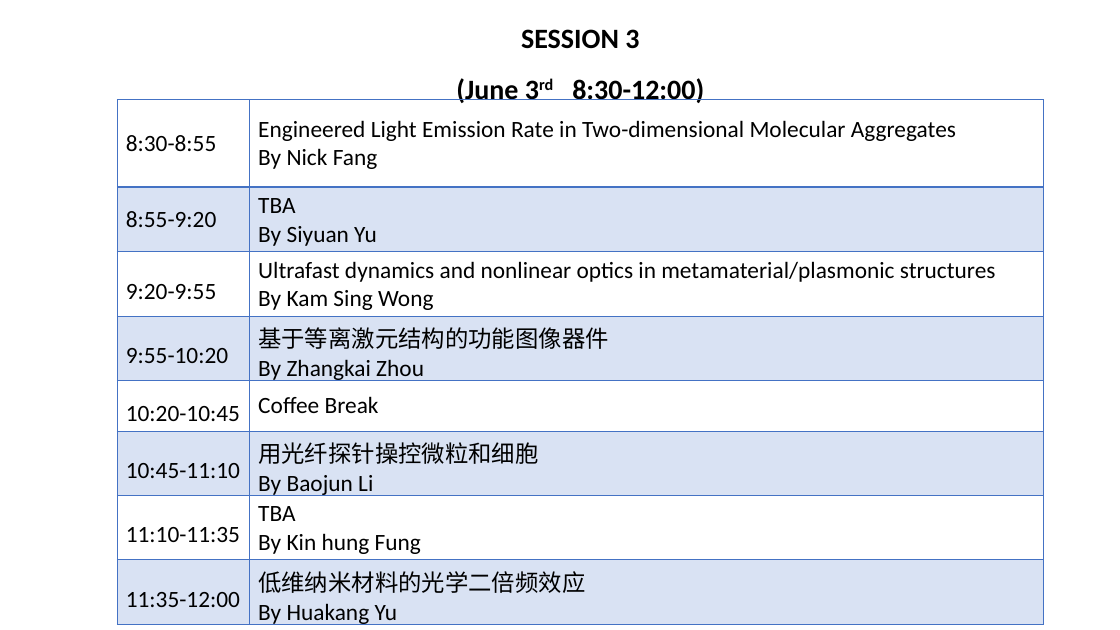
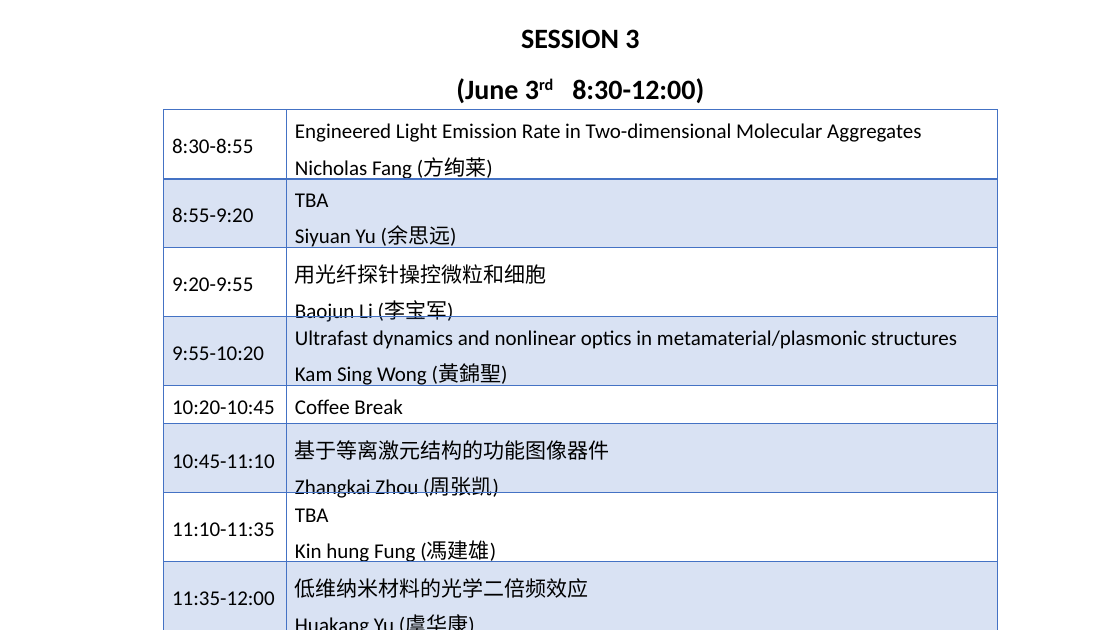
Before and after one commit to gbaswfm/gbaswfm.github.io, a slide deck: slide 4 of text/Program.pptx. Drawn at 1120x630 pixels with LibreOffice and Linux fonts; fonts in the diff are those of the drawing. Boxes give left, top, right and bottom in pixels: in the first picture for what was removed or moved away, otherwise in the second. Text is boxed around its words. In the diff, an @@ line names an element or a change of style, - is before the commit and + after.

```diff
--- a/text/Program.pptx
+++ b/text/Program.pptx
@@ table at (164,110,997,612) @@
-row 1, column 2: Engineered Light Emission Rate in Two-dimensional Molecular Aggregates / By Nick Fang
+row 1, column 2: Engineered Light Emission Rate in Two-dimensional Molecular Aggregates / Nicholas Fang (方绚莱)
-row 2, column 2: TBA / By Siyuan Yu
+row 2, column 2: TBA / Siyuan Yu (余思远)
-row 3, column 2: Ultrafast dynamics and nonlinear optics in metamaterial/plasmonic structures / By Kam Sing Wong
+row 3, column 2: 用光纤探针操控微粒和细胞 / Baojun Li (李宝军)
-row 4, column 2: 基于等离激元结构的功能图像器件 / By Zhangkai Zhou
+row 4, column 2: Ultrafast dynamics and nonlinear optics in metamaterial/plasmonic structures / Kam Sing Wong (黃錦聖)
-row 6, column 2: 用光纤探针操控微粒和细胞 / By Baojun Li
+row 6, column 2: 基于等离激元结构的功能图像器件 / Zhangkai Zhou (周张凯)
-row 7, column 2: TBA / By Kin hung Fung
+row 7, column 2: TBA / Kin hung Fung (馮建雄)
-row 8, column 2: 低维纳米材料的光学二倍频效应 / By Huakang Yu
+row 8, column 2: 低维纳米材料的光学二倍频效应 / Huakang Yu (虞华康)
@@ size 20 to 18 pt in "8:30-8:55", "8:55-9:20", "9:20-9:55", "9:55-10:20" and 5 more places @@
@@ line spacing 1 to 1.2 @@
@@ line spacing 1.5 to 1.2 @@
@@ table: place and size @@
-table at (118,100,1044,629)
+table at (164,110,997,612)
```
Also in this commit, not shown: 4 other slides changed, 1 slide removed, 7 other files.
